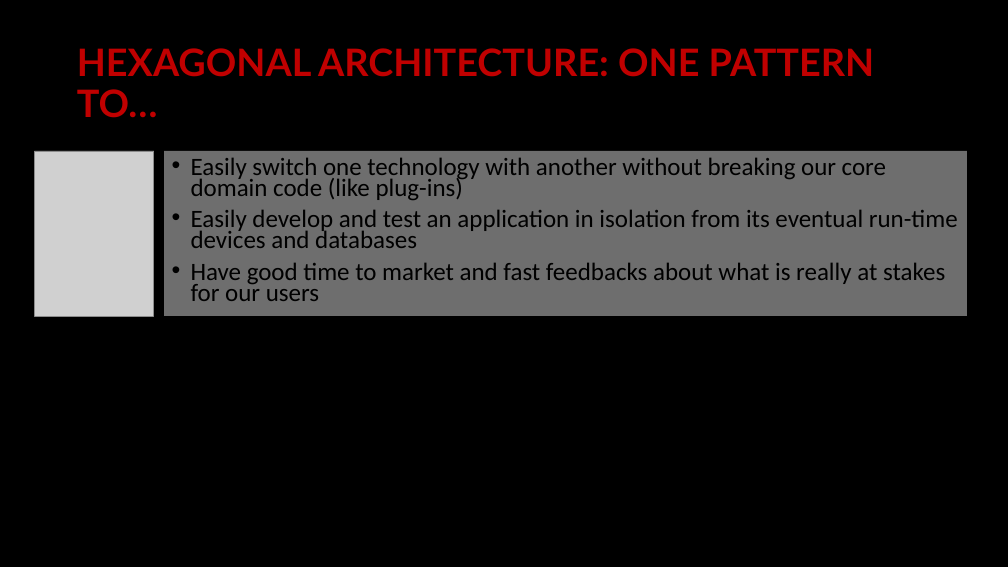
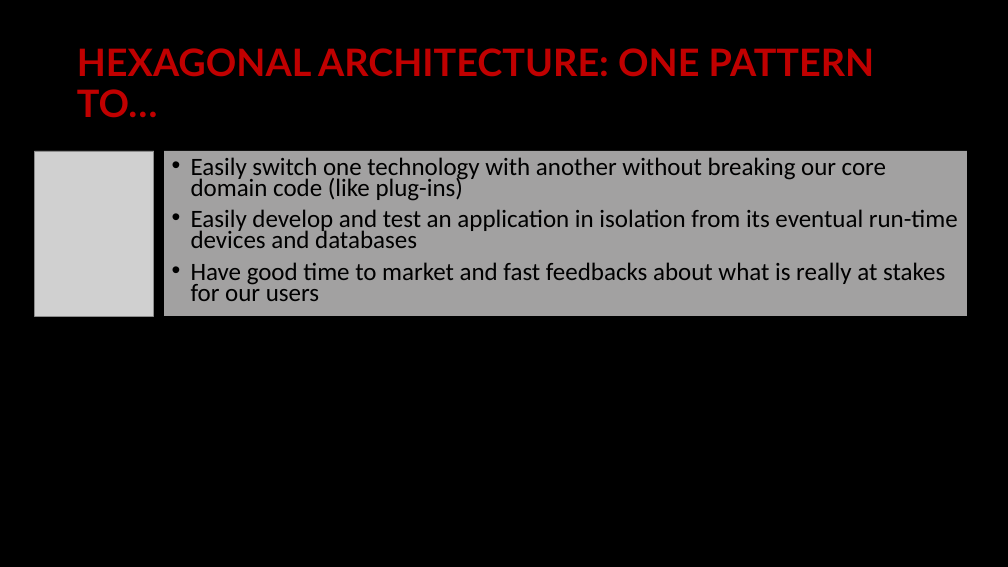
Before and after one commit to tpierrain/talk-hexagonal-and-beyond, a slide deck: slide 5 of HexagonalAndBeyond.pptx (slide 2 before the commit). Drawn at 1008x567 pixels with LibreOffice and Linux fonts; fonts in the diff are those of the drawing; grey boxes stand for pictures; background and template pictures are left out. Boxes give left, top, right and bottom in pixels: in the first picture for what was removed or moved away, otherwise in the second. Text is boxed around its words. In the diff, an @@ line names an element or a change of style, - is before the commit and + after.

```diff
--- a/HexagonalAndBeyond.pptx
+++ b/HexagonalAndBeyond.pptx
@@ text "Easily switch one technology with ..." at <box>164,151,967,316</box>: fill #E7E6E6 at 48% opacity to #E7E6E6 at 70% opacity @@
```
Also in this commit, not shown: 3 other slides changed, 7 slides added.
